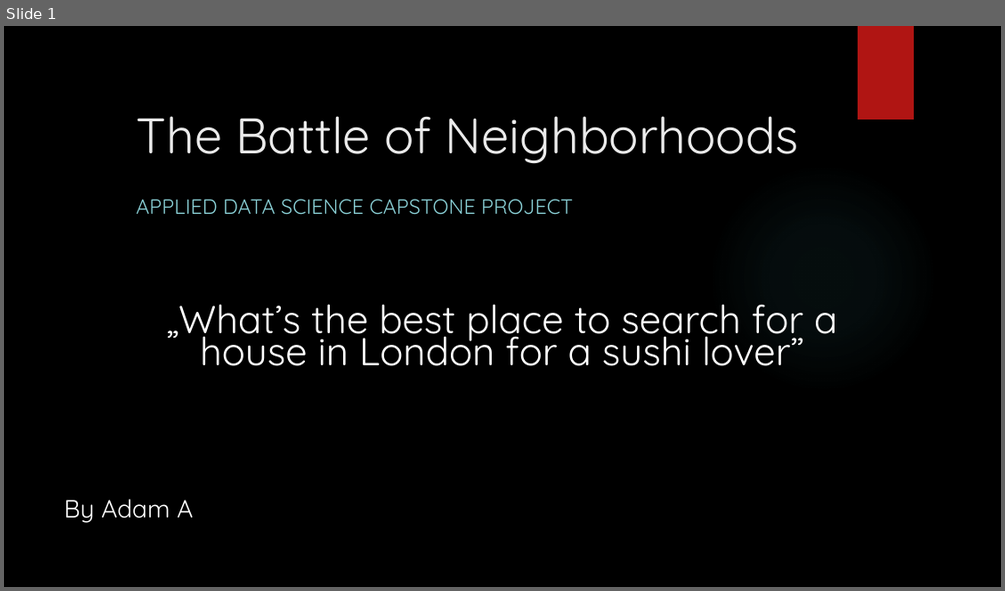
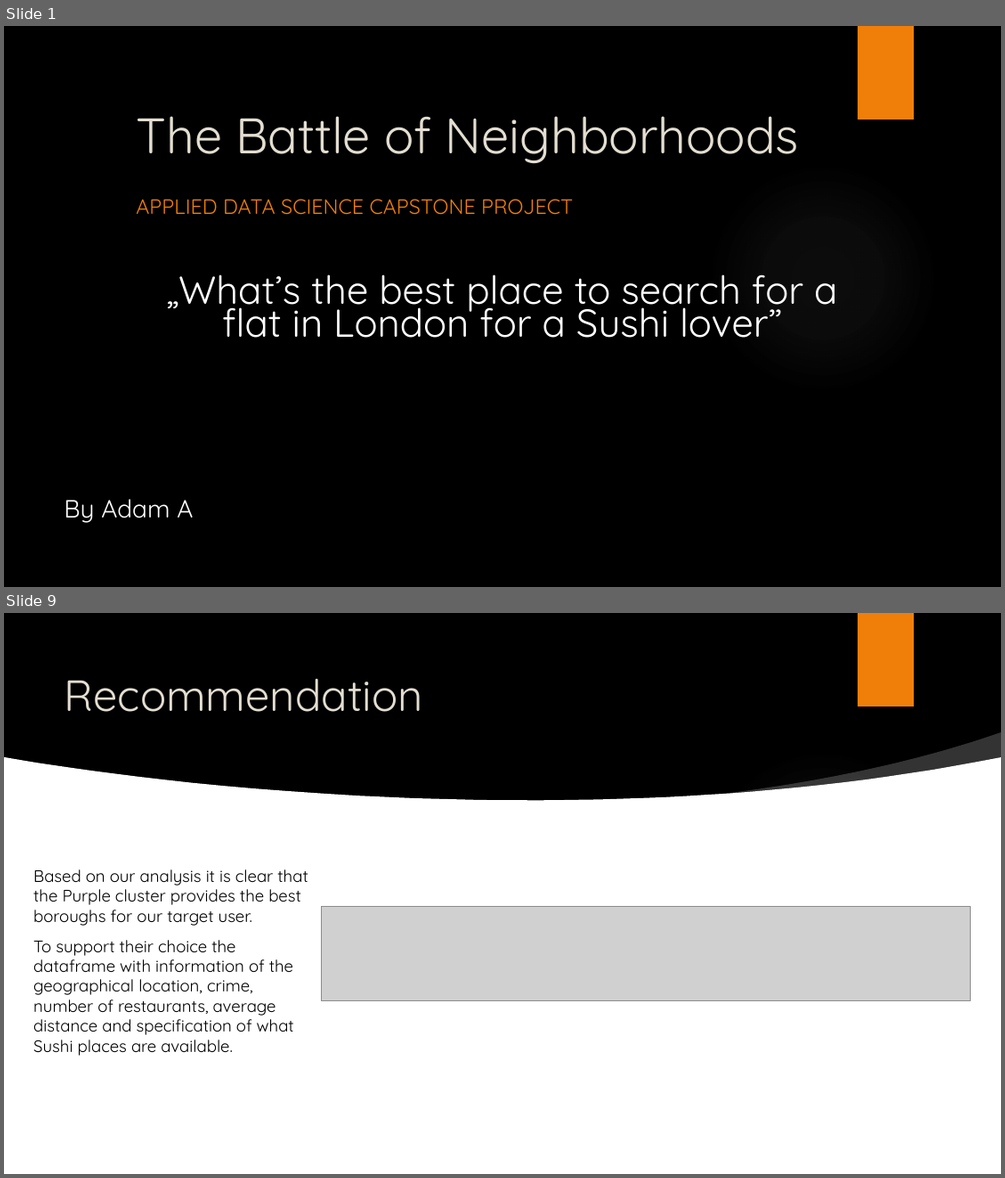
Before and after one commit to adam-abr/Coursera_Capstone, a slide deck: Capstone_Project/The Battle of Neighborhoods.pptx. Shown one above the other, each under a label of ours: slide 1 before the commit, slides 1 and 9 after it; the slides between them are not shown. The pictures are 1005x591 and 1005x1178 pixels, drawn with LibreOffice and Linux fonts; fonts in the diff are those of the drawing; grey boxes stand for pictures; background and template pictures are left out. Boxes give left, top, right and bottom in pixels: in the first picture for what was removed or moved away, otherwise in the second. Text is boxed around its words. In the diff, an @@ line names an element or a change of style, - is before the commit and + after.

```diff
--- a/Capstone_Project/The Battle of Neighborhoods.pptx
+++ b/Capstone_Project/The Battle of Neighborhoods.pptx
@@ slide 9 added at (x1=4, y1=613, x2=1001, y2=1174), background picture (left out); not listed: 2 template elements that a slide beside it also shows @@
@@ text added at (x1=65, y1=678, x2=423, y2=712), 42 pt, text #E3DED1 @@
+Recommendation
@@ freeform shape added at (x1=718, y1=732, x2=1001, y2=800), fill #FFFFFF at 20% opacity @@
@@ freeform shape added at (x1=4, y1=757, x2=1001, y2=986), fill #FFFFFF @@
@@ text added at (x1=33, y1=869, x2=307, y2=1055), 16 pt, text #000000 @@
+  Based on our analysis it is clear that the Purple cluster provides the best boroughs for our target user.
+  To support their choice the dataframe with information of the geographical location, crime, number of restaurants, average distance and specification of what Sushi places are available.
@@ picture added at (x1=321, y1=906, x2=971, y2=1001) @@
@@ rectangle added at (x1=4, y1=933, x2=1001, y2=1174), fill #FFFFFF @@
@@ slide 1 changed as well @@
@@ rectangle at (x1=858, y1=26, x2=914, y2=119): fill #B01513 to #F07F09 @@
@@ title "The Battle of Neighborhoods" at (x1=136, y1=116, x2=799, y2=164): text colour #EBEBEB to #E3DED1 @@
@@ ellipse at (x1=708, y1=163, x2=938, y2=394): fill gradient #50B9C1 to gradient #ADADAD @@
@@ subtitle "APPLIED DATA SCIENCE CAPSTONE PROJECT" at (x1=136, y1=199, x2=573, y2=215): text colour #8AD0D6 to #F07F09 @@
@@ text at (x1=166, y1=274, x2=837, y2=338): text changed @@
-„What’s the best place to search for a house in London for a sushi lover”
+„What’s the best place to search for a flat in London for a Sushi lover”
```
Also in this commit, not shown: 2 other slides changed, 6 other slides added, 2 other files.
